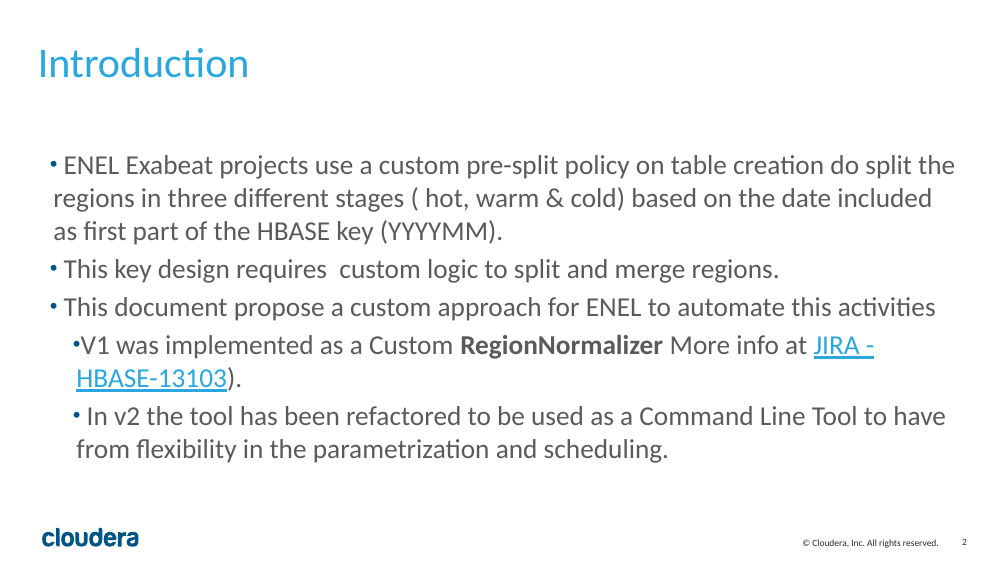
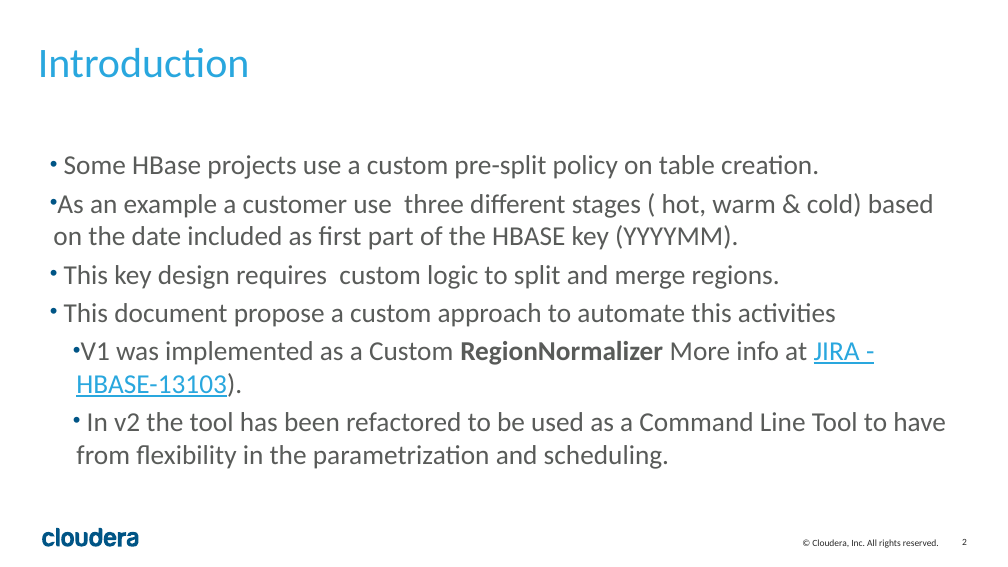
Before and after one commit to rafaelarana/HBase-RegionTool, a slide deck: slide 2 of doc/HBase-RegionTool.pptx. Drawn at 1008x567 pixels with LibreOffice and Linux fonts; fonts in the diff are those of the drawing. Boxes give left, top, right and bottom in pixels: in the first picture for what was removed or moved away, otherwise in the second. Text is boxed around its words. In the diff, an @@ line names an element or a change of style, - is before the commit and + after.

```diff
--- a/doc/HBase-RegionTool.pptx
+++ b/doc/HBase-RegionTool.pptx
@@ text at (53, 155, 934, 250): text changed @@
-• ENEL Exabeat projects use a custom pre-split policy on table creation do split the regions in three different stages ( hot, warm & cold) based on the date included as first part of the HBASE key (YYYYMM).
+• Some HBase projects use a custom pre-split policy on table creation.
+• As an example a customer use three different stages ( hot, warm & cold) based on the date included as first part of the HBASE key (YYYYMM).
@@ text at (64, 303, 836, 327): text changed @@
-• This document propose a custom approach for ENEL to automate this activities
+• This document propose a custom approach to automate this activities
```
Also in this commit, not shown: 1 other slide changed.
